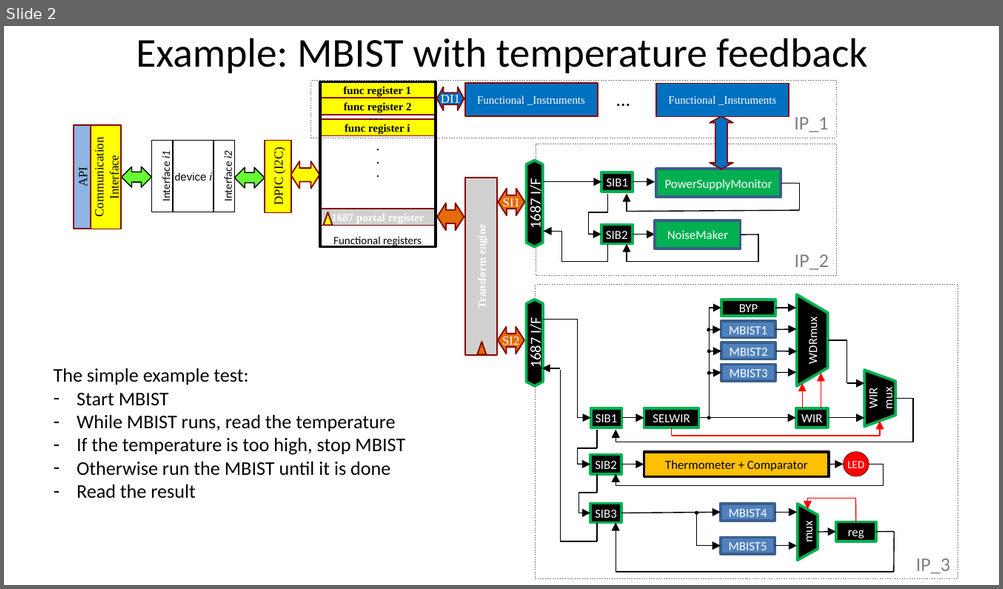
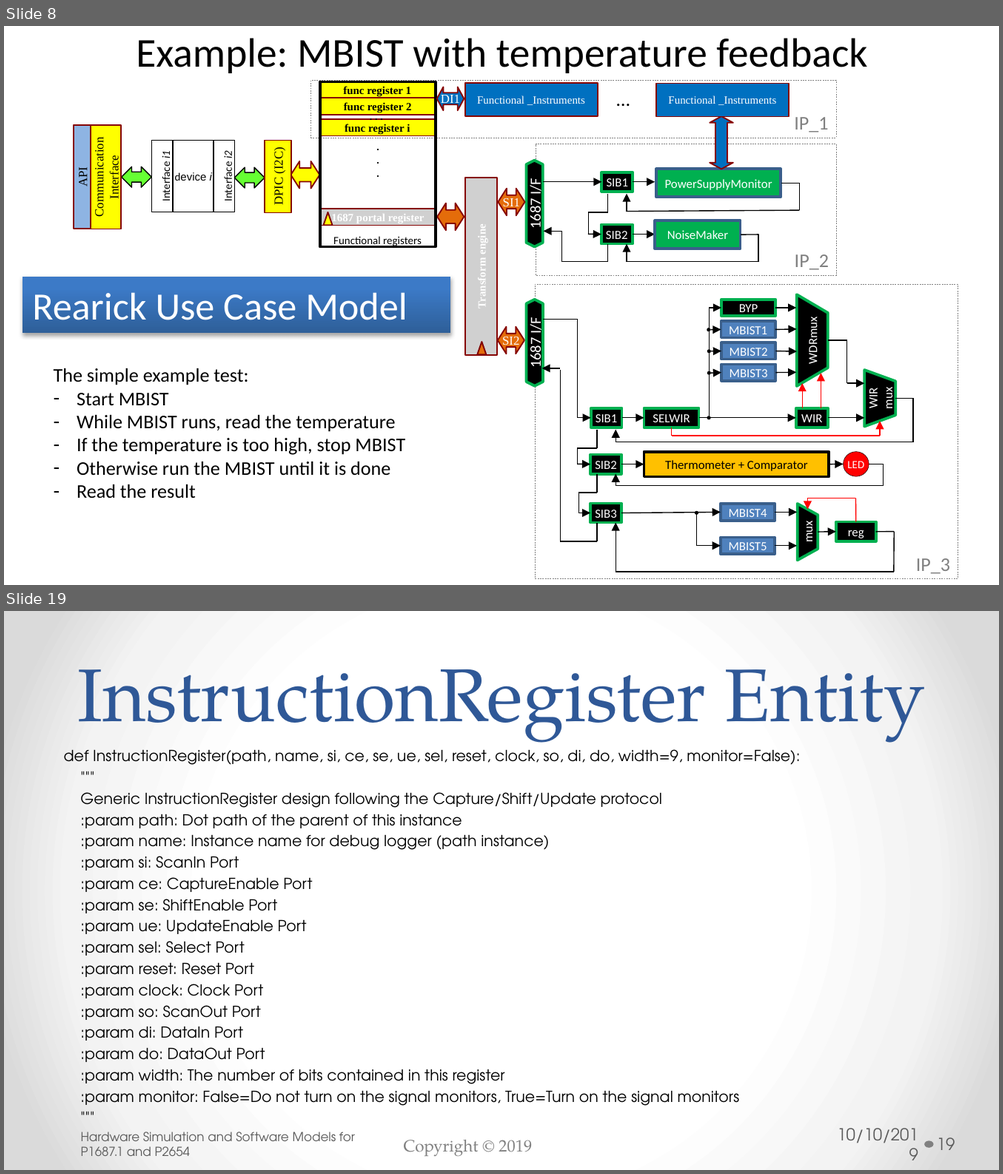
Before and after one commit to bradfordvt/P2654Simulations, a slide deck: docs/HLD.pptx. Shown one above the other, each under a label of ours: slide 2 before the commit, slides 8 and 19 after it; the slides between them are not shown. The pictures are 1003x589 and 1003x1174 pixels, drawn with LibreOffice and Linux fonts; fonts in the diff are those of the drawing; grey boxes stand for pictures; background and template pictures are left out. Boxes give left, top, right and bottom in pixels: in the first picture for what was removed or moved away, otherwise in the second. Text is boxed around its words. In the diff, an @@ line names an element or a change of style, - is before the commit and + after.

Commit message:
Updated HLD document to include latest view of models and architecture.  This second draft is to be shared with the IEEE P2654 team on 14 Oct 2019.

```diff
--- a/docs/HLD.pptx
+++ b/docs/HLD.pptx
@@ slide 19 added at <box>4,611,999,1170</box>, background gradient #FFFFFF to #F4F4F4 to #DADADA @@
@@ title added at <box>77,669,925,743</box>, 54 pt, text #2F5897 @@
+InstructionRegister Entity
@@ text added at <box>64,749,800,1106</box>, 11 pt, text #000000 @@
+def InstructionRegister(path, name, si, ce, se, ue, sel, reset, clock, so, di, do, width=9, monitor=False):
+"""
+Generic InstructionRegister design following the Capture/Shift/Update protocol
+:param path: Dot path of the parent of this instance
+:param name: Instance name for debug logger (path instance)
+:param si: ScanIn Port
+:param ce: CaptureEnable Port
+:param se: ShiftEnable Port
+:param ue: UpdateEnable Port
+:param sel: Select Port
+:param reset: Reset Port
+:param clock: Clock Port
+:param so: ScanOut Port
+:param di: DataIn Port
+:param do: DataOut Port
+:param width: The number of bits contained in this register
+:param monitor: False=Do not turn on the signal monitors, True=Turn on the signal monitors
+"""
@@ text added at <box>81,1132,355,1156</box>, 9 pt, text #595959 @@
+Hardware Simulation and Software Models for P1687.1 and P2654
@@ text added at <box>404,1140,532,1156</box>, 12 pt, text #808080 @@
+Copyright © 2019
@@ text added at <box>836,1128,918,1144</box>, 12 pt, text #595959 @@
+10/10/2019
@@ ellipse added at <box>924,1141,933,1148</box>, fill #808080 @@
@@ page number added at <box>936,1138,955,1150</box>, 12 pt, text #595959 @@
+19
@@ what was slide 2 is now slide 8 @@
@@ slide 8 changed as well @@
@@ rectangle added at <box>23,277,450,333</box>, fill gradient #2F5F99 to #3D7CC7 to #3A7CCB, 28 pt, text #FFFFFF @@
+Rearick Use Case Model
```
Also in this commit, not shown: 14 other slides changed, 61 other slides added.
